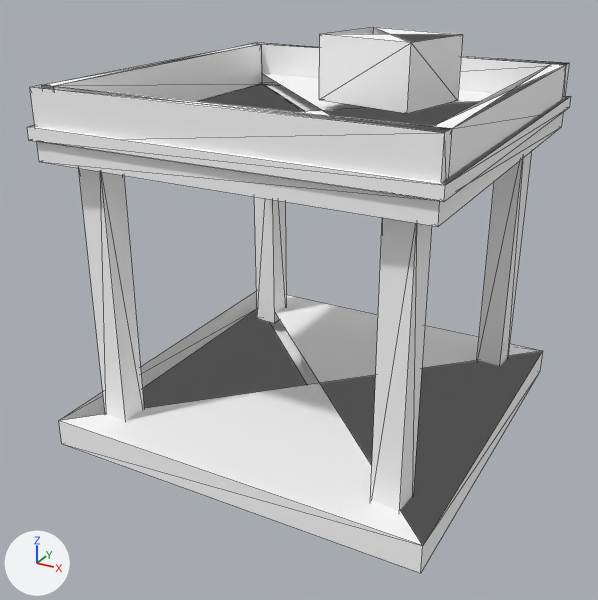
The glTF model art/structs/tower.scrap.glb, before and after one commit.
Camera for both pictures: a 50 mm camera at (7.84, -15.25, 9.94) aimed at (-0.16, -0.71, 2.68). Arrows for +X, +Y and +Z are at lower left; the lights stay in place. The older version comes first. Mesh edges are drawn as thin lines. Vertices at exactly the same position are counted once.

Objects in the first picture: 'struct.tower.scrap'.
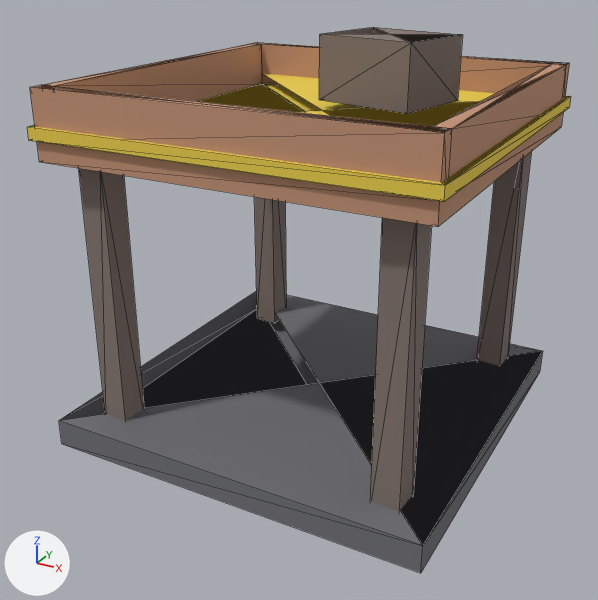
Where the change shows, as pixel boxes (x1, y1, x2, y2) in the pictures (598 x 600 px):
part 1 of me_struct_tower_scrap, recoloured (white to grey)
    both: (59, 27, 543, 573)
part 2 of me_struct_tower_scrap, recoloured (white to brown)
    both: (30, 42, 569, 227)
part 3 of me_struct_tower_scrap, recoloured (white to yellow)
    both: (27, 73, 571, 202)

Edits to the bpy script that builds the scene:
```text
Change me_struct_tower_scrap:
    where me_struct_tower_scrap.from_pydata(...)  # 84 vertices, 144 faces; spans x -4.2..4.2, y -4.2..4.2, z -0.3..8.15
    used by ob_struct_tower_scrap; location = (0.0, 0.0, 0.0)
    me_struct_tower_scrap part 1: 72 faces centred in x -4.2..4.2, y -4.2..4.2, z -0.3..8.15 are repainted in the vertex colours; the middle colour goes from white #ffffff to grey #847670
    me_struct_tower_scrap part 2: 60 faces centred in x -4.0..4.0, y -4.0..4.0, z 6.0..7.4 are repainted in the vertex colours; the middle colour goes from white #ffffff to brown #c49376
    me_struct_tower_scrap part 3: 12 faces centred in x -4.1..4.1, y -4.1..4.1, z 6.43..6.68 are repainted in the vertex colours; the middle colour goes from white #ffffff to yellow #edd04b
```
